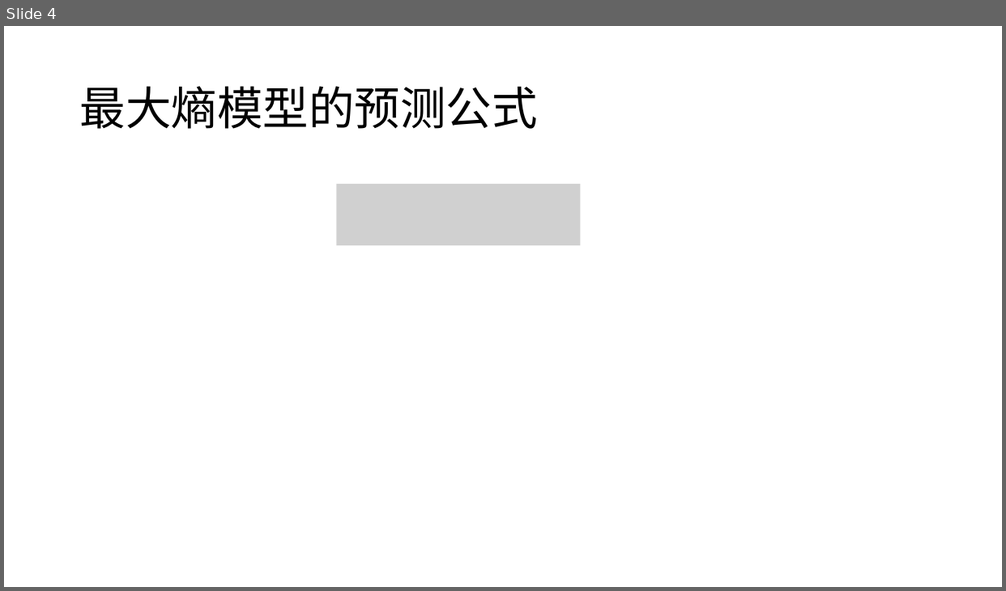
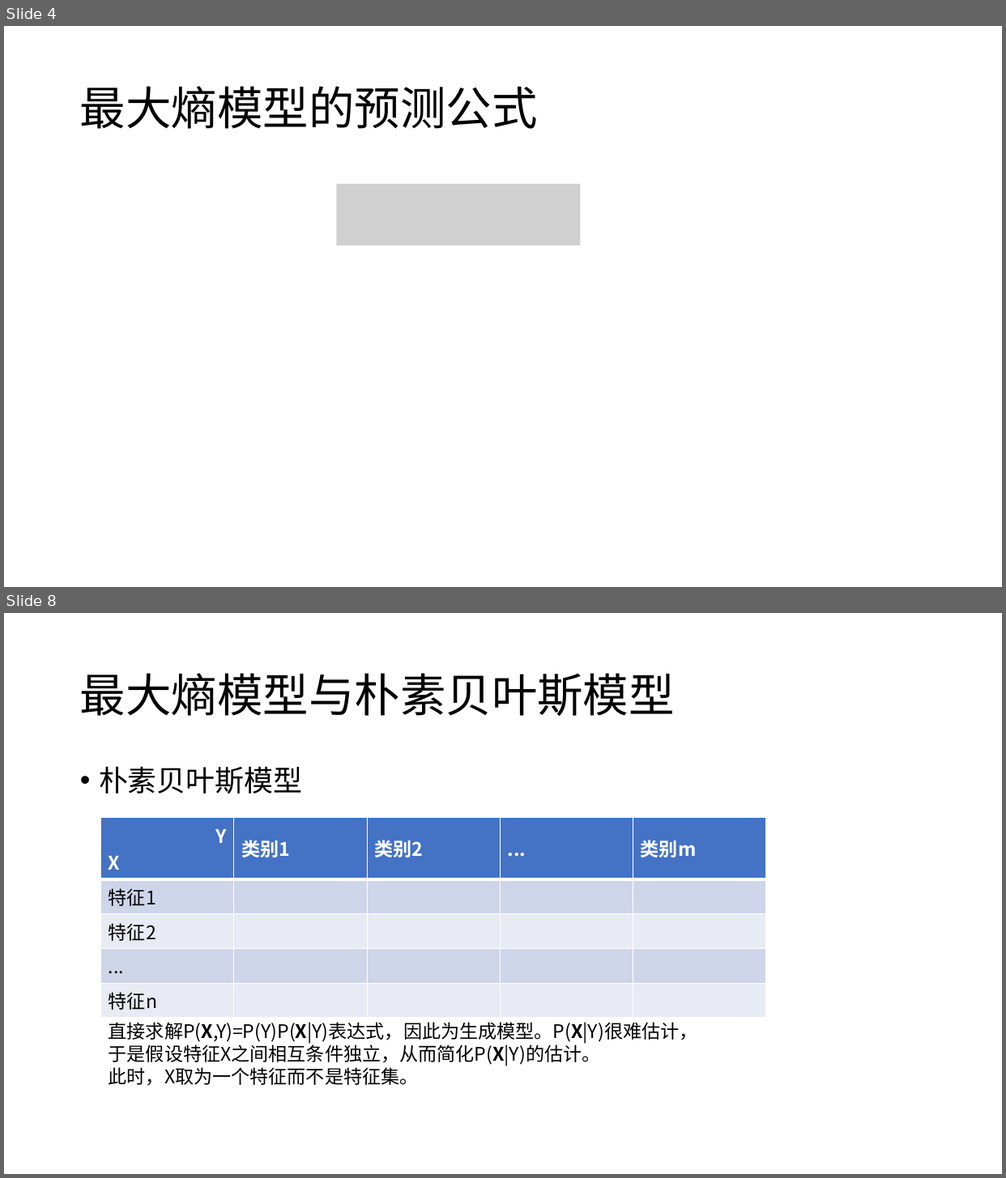
Before and after one commit to panda2019-ai/natural_language_processing, a slide deck: MaxEntPosTag/最大熵模型.pptx. Shown one above the other, each under a label of ours: slide 4 before the commit, slides 4 and 8 after it; the slides between them are not shown. The pictures are 1006x591 and 1006x1178 pixels, drawn with LibreOffice and Linux fonts; fonts in the diff are those of the drawing; grey boxes stand for pictures. Boxes give left, top, right and bottom in pixels: in the first picture for what was removed or moved away, otherwise in the second. Text is boxed around its words. In the diff, an @@ line names an element or a change of style, - is before the commit and + after.

```diff
--- a/MaxEntPosTag/最大熵模型.pptx
+++ b/MaxEntPosTag/最大熵模型.pptx
@@ slide 8 added at <box>4,613,1002,1174</box>, background #FFFFFF @@
@@ title added at <box>80,673,675,716</box>, 44 pt, text #000000 @@
+最大熵模型与朴素贝叶斯模型
@@ text added at <box>99,766,302,794</box>, 28 pt, text #000000 @@
+• 朴素贝叶斯模型
@@ table added at <box>100,818,767,1013</box>, 5 rows, 5 columns @@
+Y / X | 类别1 | 类别2 | ... | 类别m
+特征1 |  |  |  | 
+特征2 |  |  |  | 
+... |  |  |  | 
+特征n |  |  |  | 
@@ text added at <box>108,1022,698,1086</box>, 18 pt, text #000000 @@
+直接求解P(X,Y)=P(Y)P(X|Y)表达式，因此为生成模型。P(X|Y)很难估计，
+于是假设特征X之间相互条件独立，从而简化P(X|Y)的估计。
+此时，X取为一个特征而不是特征集。
```
Also in this commit, not shown: 1 other slide added.
